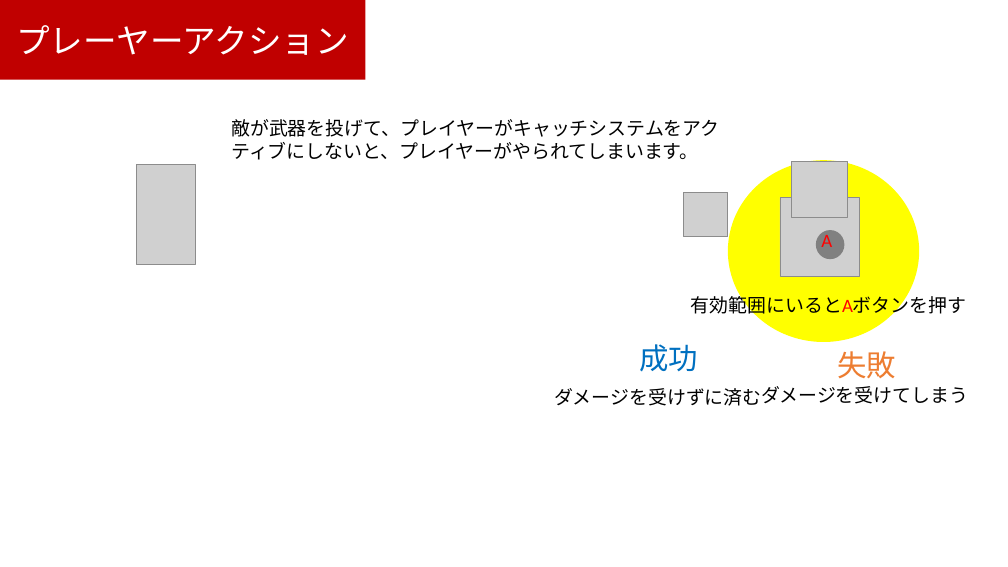
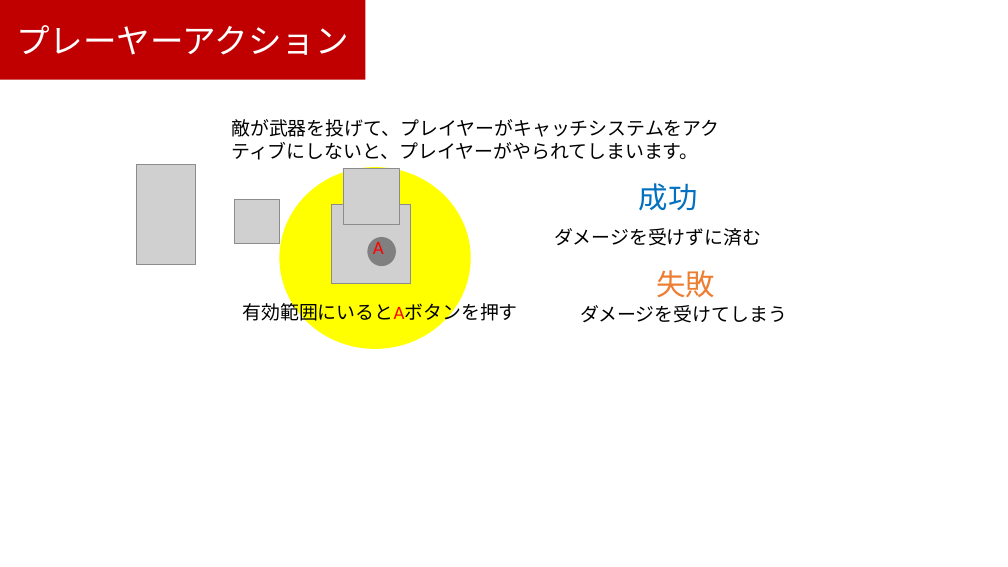
Before and after one commit to kawanami1022/2.5DActionGameProject, a slide deck: slide 25 of すみませんASOゲームショウまでに間に合いませんでした.pptx (slide 24 before the commit). Drawn at 1008x567 pixels with LibreOffice and Linux fonts; fonts in the diff are those of the drawing; grey boxes stand for pictures. Boxes give left, top, right and bottom in pixels: in the first picture for what was removed or moved away, otherwise in the second. Text is boxed around its words. In the diff, an @@ line names an element or a change of style, - is before the commit and + after.

```diff
--- a/すみませんASOゲームショウまでに間に合いませんでした.pptx
+++ b/すみませんASOゲームショウまでに間に合いませんでした.pptx
@@ text "成功": place and size @@
-text "成功" at [639,344,698,372]
+text "成功" at [639,183,698,211]
@@ 3 pictures, 2 texts, 2 ellipses: place and size @@
-3 pictures, 2 texts, 2 ellipses at [684,160,967,342]
+3 pictures, 2 texts, 2 ellipses at [234,167,518,349]
@@ text "ダメージを受けずに済む": place and size @@
-text "ダメージを受けずに済む" at [555,388,762,406]
+text "ダメージを受けずに済む" at [555,228,762,246]
@@ text "失敗": place and size @@
-text "失敗" at [838,351,897,378]
+text "失敗" at [656,270,715,297]
@@ text "ダメージを受けてしまう": place and size @@
-text "ダメージを受けてしまう" at [761,386,968,404]
+text "ダメージを受けてしまう" at [580,305,787,323]
```
Also in this commit, not shown: 3 other slides changed, 7 slides added, 1 slide removed.
